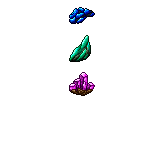
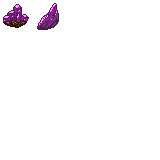
Two versions of the same layered image (160×160). Layer-by-layer changes:
painted on "Icon8" over box(3, 3, 91, 62)
removed layer "Icon33" over box(69, 7, 95, 24)
removed layer "Icon16" over box(69, 72, 95, 96)
